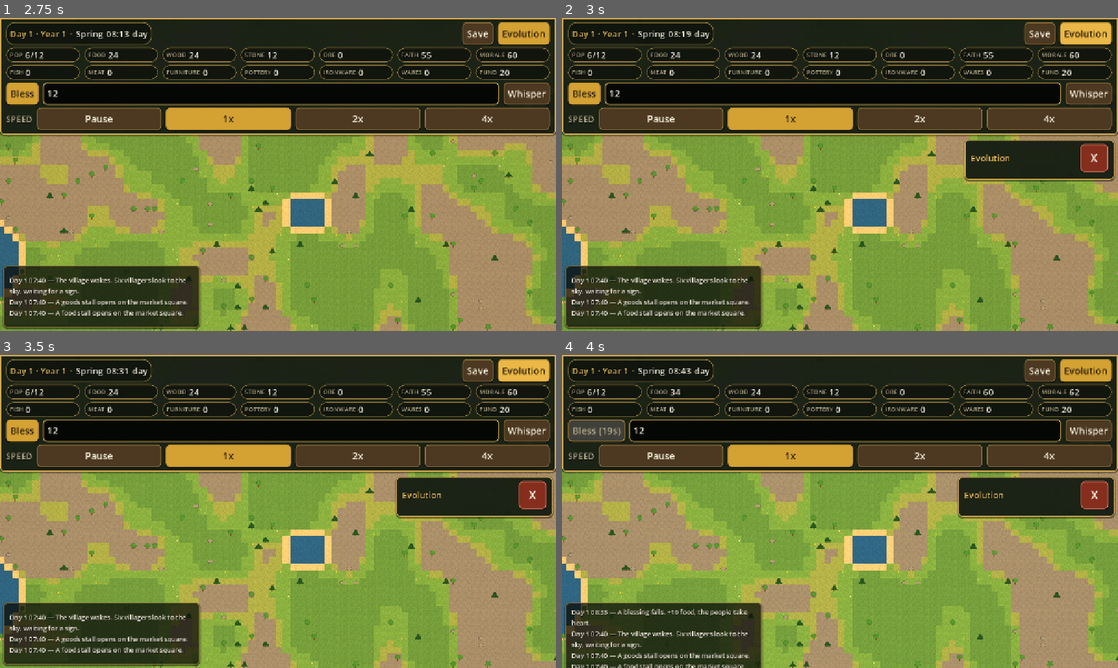
Above: before the commit, frames 1-4 (two rows, left to right).
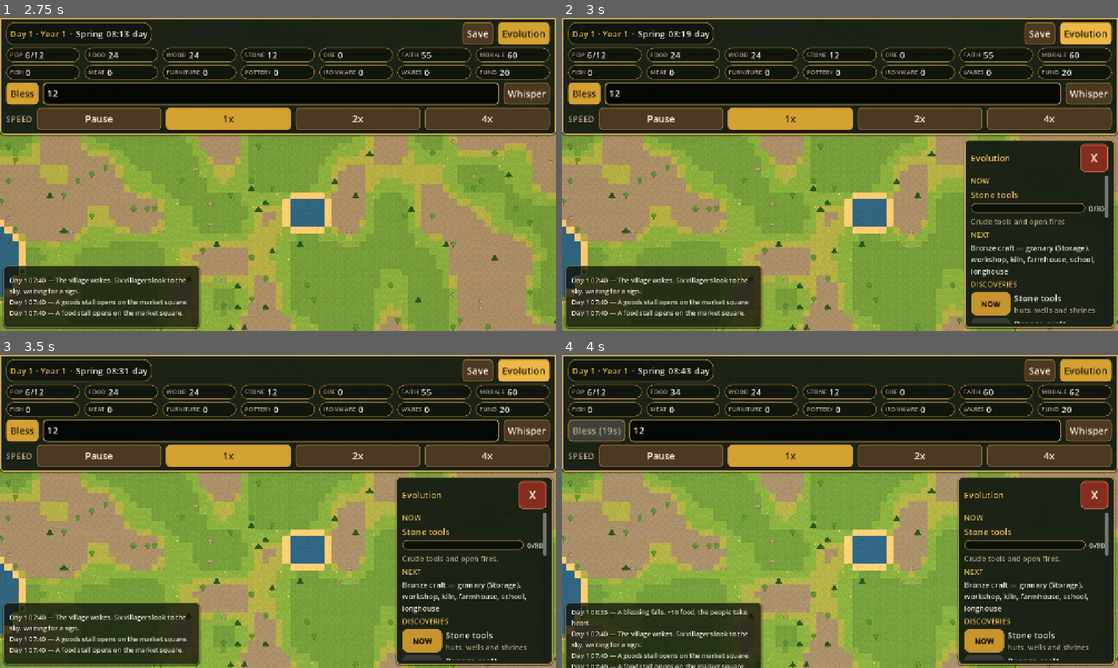
Above: after the commit, the same moments.

Repository: japage1928/godciv
Game: Godot game, scene res://scenes/main.tscn
Two runs of this game, one before a commit and one after it. Both use one fixed random seed, a clock stepped at 60 frames per second and the inputs below.
Inputs (mouse positions are in pixels of both pictures, inside the frame that each line leads up to):
- Up to frame 1 (2.75 s): click "New Game" at 0.5 s; move the mouse to (400, 158) at 1.27 s; hold D 1.28-2 s; click (400, 158) at 1.42 s; click (272, 93) at 2.02 s; type "12" at 2.1 s
- Up to frame 2 (3 s): click "Evolution" at 2.75 s
- Up to frame 3 (3.5 s): no input
- Up to frame 4 (4 s): click "Bless" at 3.5 s

Frame 1 is identical in both runs. In frame 2, 13% of the frame differs, in the area x 72-100%, y 50-100%; in frame 3, 14%; in frame 4, 14%, in the area x 71-100%, y 50-100%.

Commit message:
GodCiv Godot designed UI: fix panel layout so Evolution sidebar and villager card bodies render (anchor_bottom 1.0; was negative height, content clipped invisible)

Diff:
--- a/godot/scripts/ui/evolution_sidebar.gd
+++ b/godot/scripts/ui/evolution_sidebar.gd
@@ -210,9 +210,15 @@
 	_rest_left = -panel_w
 	offset_right = -8
 	if _dock_top >= 0.0:
+		# anchor_bottom must be 1 or offset_bottom=-8 puts the
+		# bottom edge 8px above the TOP of the screen: negative
+		# panel height, zero-height ScrollContainer, and the whole
+		# body clipped invisible (only the title row showed).
+		anchor_bottom = 1.0
 		offset_top = _dock_top + 12
 		offset_bottom = -8
 	else:
+		anchor_bottom = 0.0
 		offset_top = -560
 		offset_bottom = 560
 	if visible and _slide_tween == null:
--- a/godot/scripts/ui/villager_card.gd
+++ b/godot/scripts/ui/villager_card.gd
@@ -137,9 +137,15 @@
 	_rest_left = -panel_w
 	offset_right = -8
 	if _dock_top >= 0.0:
+		# anchor_bottom must be 1 or offset_bottom=-8 puts the
+		# bottom edge 8px above the TOP of the screen: negative
+		# panel height, zero-height ScrollContainer, and the whole
+		# body clipped invisible (only the title row showed).
+		anchor_bottom = 1.0
 		offset_top = _dock_top + 12
 		offset_bottom = -8
 	else:
+		anchor_bottom = 0.0
 		offset_top = -520
 		offset_bottom = 520
 	if visible and _slide_tween == null:
